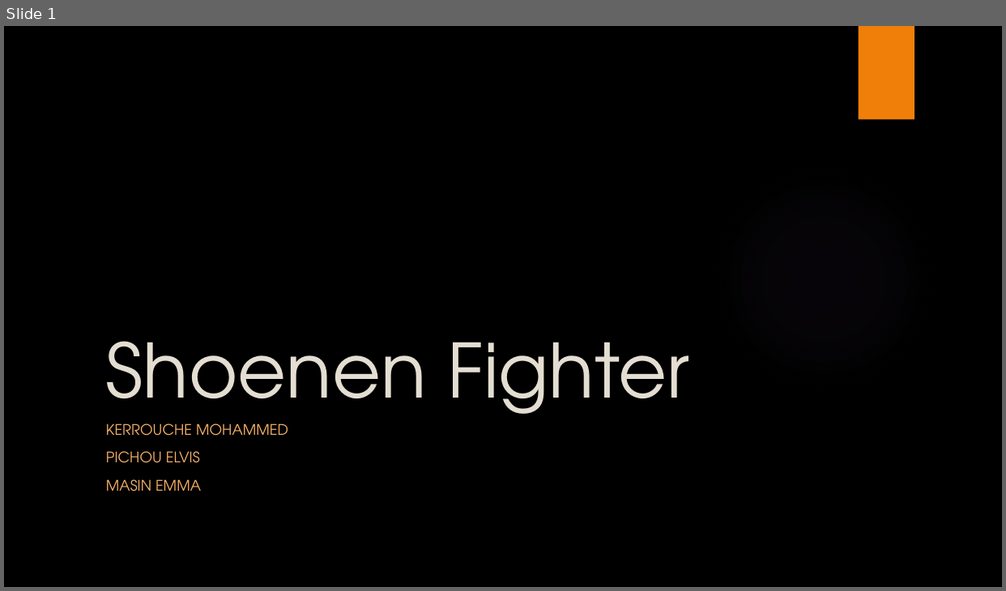
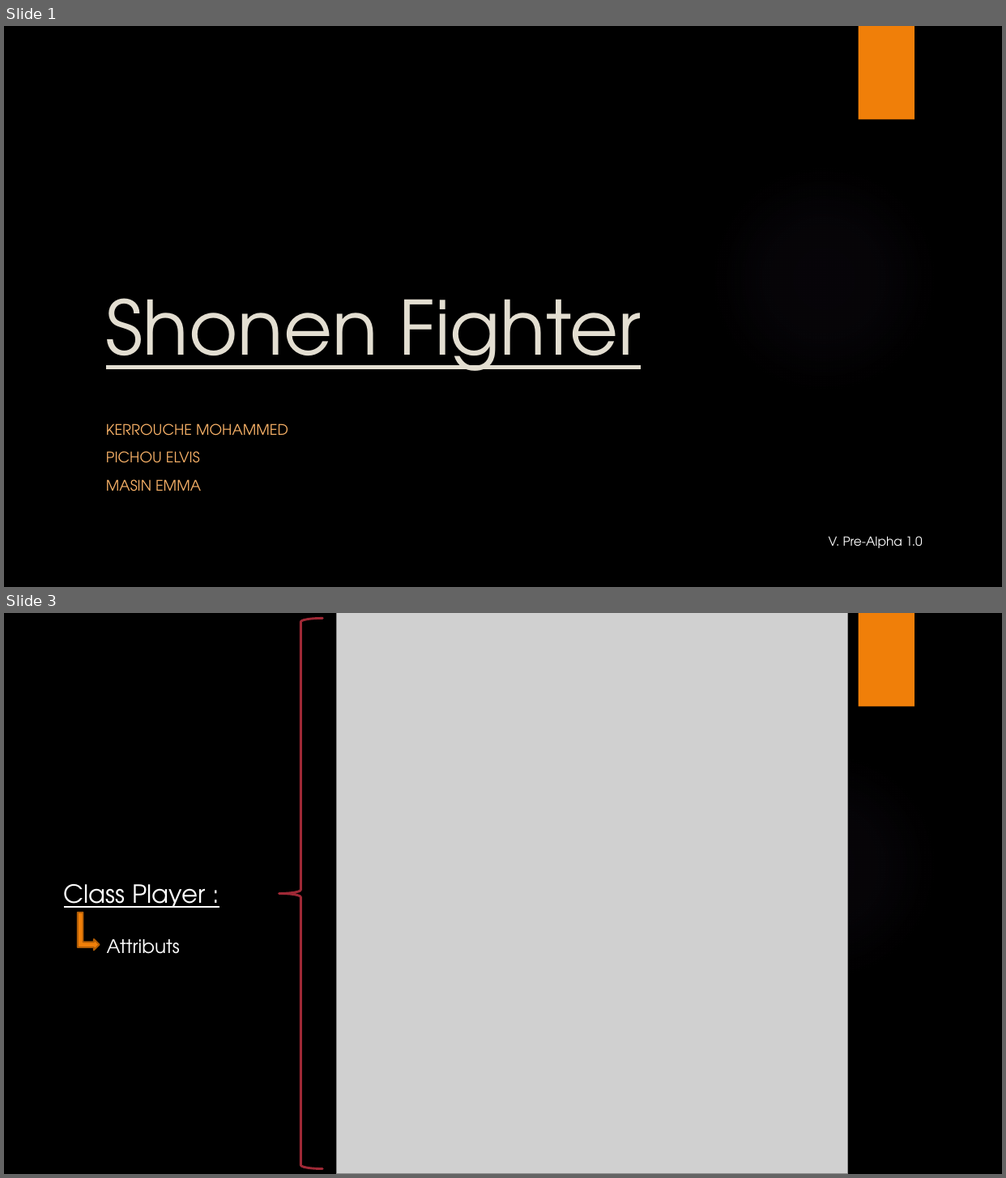
Before and after one commit to caerroff/Shonen-fighter, a slide deck: Shoenen Fighter.pptx. Shown one above the other, each under a label of ours: slide 1 before the commit, slides 1 and 3 after it; the slides between them are not shown. The pictures are 1006x591 and 1006x1178 pixels, drawn with LibreOffice and Linux fonts; fonts in the diff are those of the drawing; grey boxes stand for pictures; background and template pictures are left out. Boxes give left, top, right and bottom in pixels: in the first picture for what was removed or moved away, otherwise in the second. Text is boxed around its words. In the diff, an @@ line names an element or a change of style, - is before the commit and + after.

Commit message:
V Présentation
Version Pre-Alpha 1.0, plusieurs ajouts + modifications Powerpoint pour présentation

```diff
--- a/Shoenen Fighter.pptx
+++ b/Shoenen Fighter.pptx
@@ slide 3 added at box(4, 613, 1002, 1174), background picture (left out); not listed: 2 template elements that a slide beside it also shows @@
@@ left brace added at box(279, 618, 322, 1169), outline #9F2936 2.25 pt @@
@@ picture added at box(336, 613, 848, 1174) @@
@@ text added at box(64, 884, 205, 915), 24 pt, text #FFFFFF, underline @@
+Class Player :
@@ bent up arrow added at box(78, 913, 100, 950), fill #F07F09, outline #B25E07 1.5 pt @@
@@ text added at box(107, 939, 180, 954), 18 pt, text #FFFFFF @@
+Attributs
@@ slide 1 changed as well @@
@@ title at box(106, 298, 641, 371): text changed @@
-Shoenen Fighter
+Shonen Fighter
@@ text added at box(829, 536, 922, 548), 12 pt, text #FFFFFF @@
+V. Pre-Alpha 1.0
```
Also in this commit, not shown: 6 other slides added, 7 slides removed, 6 other files.
